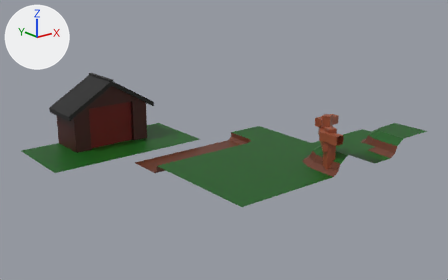
A saved change to the Blender file Art/Tiles/Tiles.blend.
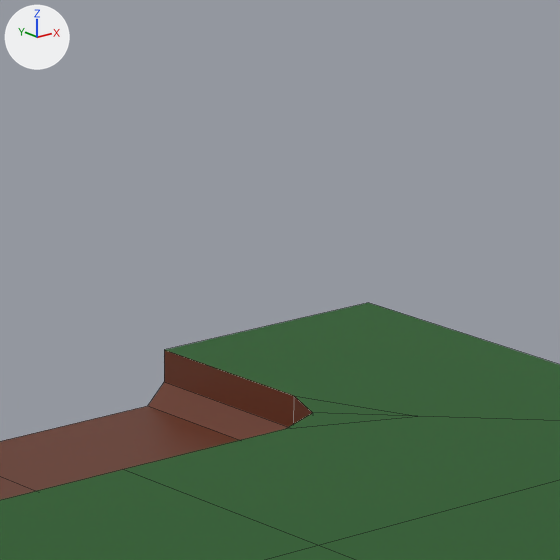
Each version is shown whole from a 50 mm camera at (-3.56, -4.18, 2.39) aimed at (0.95, 1.45, 0.13), then close up on the part from 47% to 64% of the width and 30% to 58% of the height. Lighting does not change. The marker at upper left points along +X, +Y and +Z. The close-ups show mesh edges as thin lines.

The older version as bpy lines, for what is in view:
```python
me_plane_001 = bpy.data.meshes.new('Plane.001')
me_plane_001.from_pydata(...)  # 10 vertices, 4 faces; spans x 0.0..1.0, y 0.0..1.0, z -0.1..0.0
me_plane_001.materials.append(mat_ubershader)
me_plane_002 = bpy.data.meshes.new('Plane.002')
me_plane_002.from_pydata(...)  # 20 vertices, 13 faces; spans x 0.0..1.0, y 0.0..1.0, z -0.1..0.0
me_plane_002.materials.append(mat_ubershader)
me_plane_003 = bpy.data.meshes.new('Plane.003')
me_plane_003.from_pydata(...)  # 64 vertices, 40 faces; spans x 0.0..1.0, y 0.0..1.0, z -0.05..0.49
me_plane_003.materials.append(mat_ubershader)
ob_obstacle_barrier_corner = bpy.data.objects.new('Obstacle barrier corner', me_plane_003)
ob_obstacle_barrier_corner.location = (1.0, 0.0, 0.0)
ob_plane_001 = bpy.data.objects.new('Plane.001', me_plane_001)
ob_plane_001.location = (0.0, 1.0, 0.0)
ob_plane_002 = bpy.data.objects.new('Plane.002', me_plane_002)
ob_plane_002.location = (1.0, 1.0, 0.0)
```
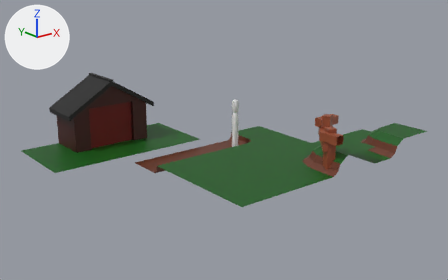
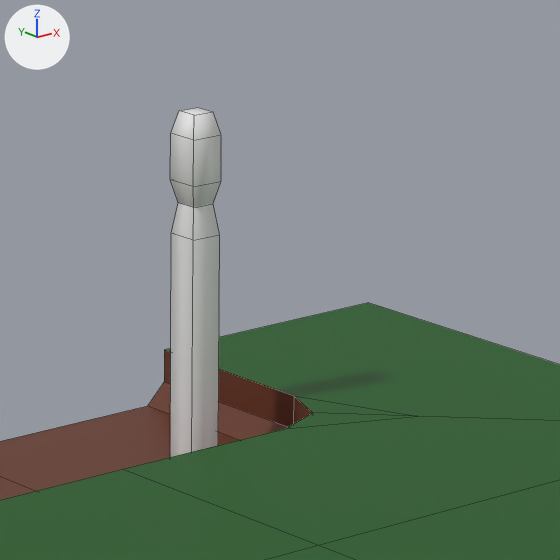
Changed parts and their boxes [x1, y1, x2, y2] in the close-ups (560 x 560 px):
'Wheat', added
    after: [170, 107, 221, 457]

Diff of the bpy script that builds the scene:
```diff
--- a/Art/Tiles/Tiles.blend.py
+++ b/Art/Tiles/Tiles.blend.py
@@ me_cube @@
+me_cube.from_pydata(...)  # 24 vertices, 21 faces; spans x -0.031..0.031, y -0.031..0.031, z -0.125..0.539
+me_cube.polygons.foreach_set('use_smooth', [True] * 21)
@@ ob_wheat @@
+ob_wheat = bpy.data.objects.new('Wheat', me_cube)
+ob_wheat.location = (1.304, 1.677, 0.0)
+_m = ob_wheat.modifiers.new('EdgeSplit', 'EDGE_SPLIT')
+_m.use_edge_angle = False
```
